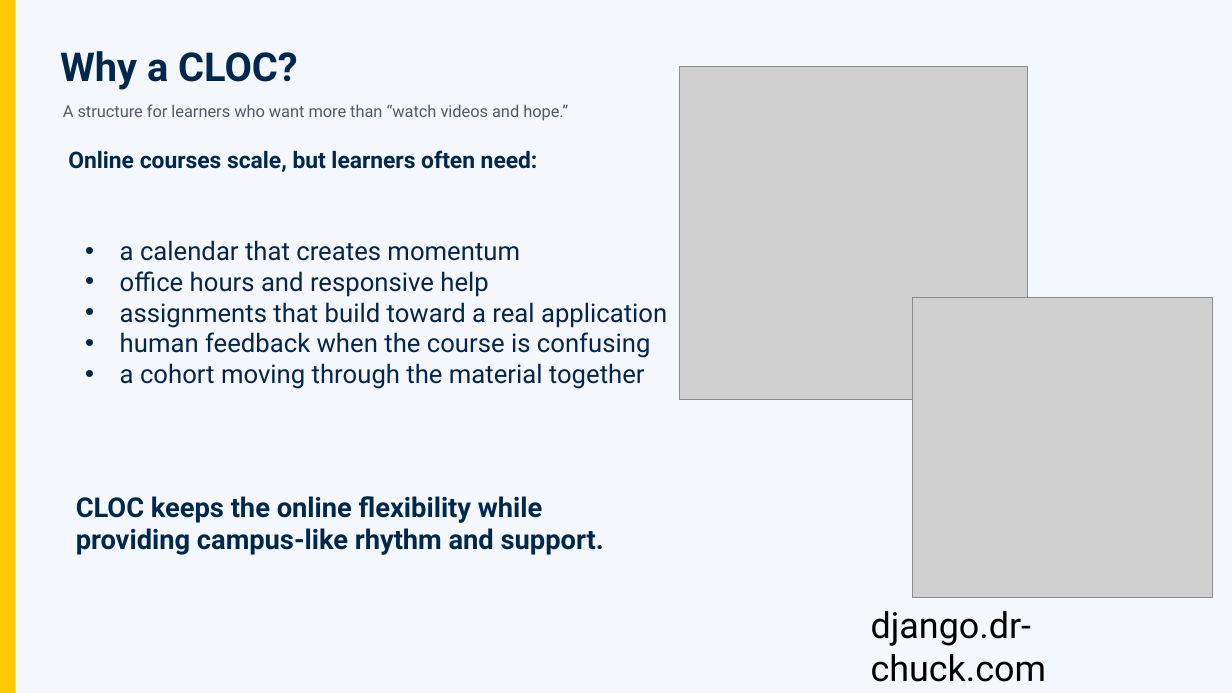
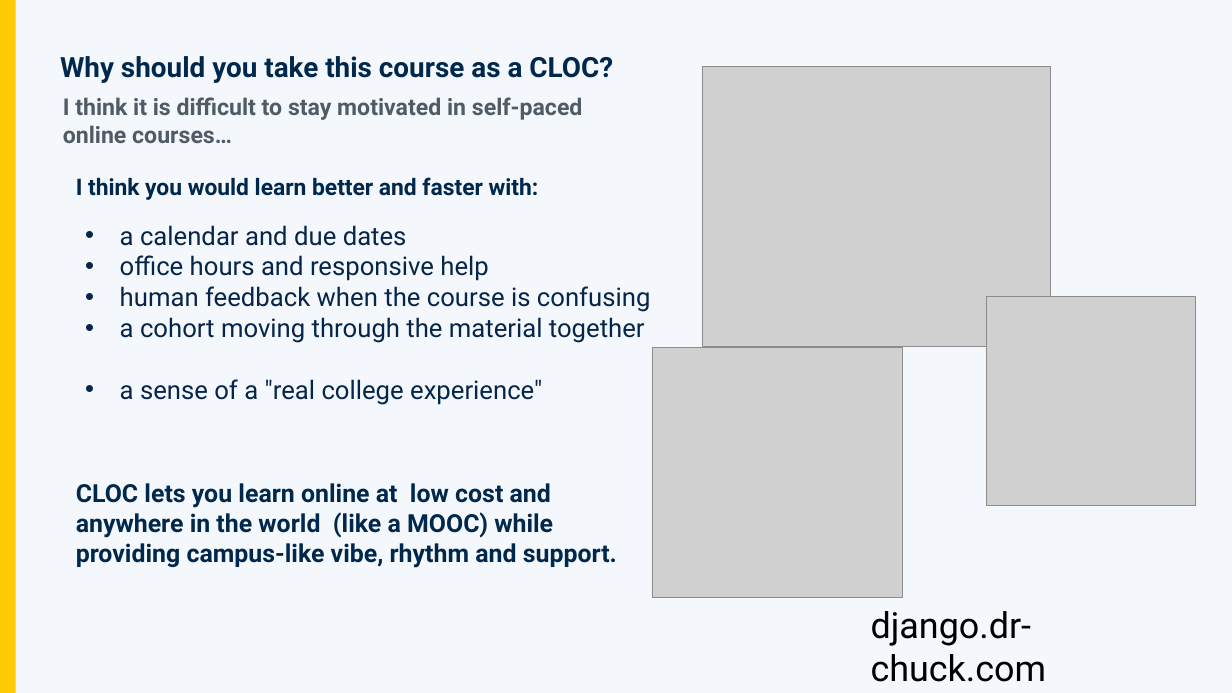
Before and after one commit to csev/dj4e, a slide deck: slide 3 of ali/Building_Web_Applications_Django_CLOC_Open_Course.pptx (slide 2 before the commit). Drawn at 1232x693 pixels with LibreOffice and Linux fonts; fonts in the diff are those of the drawing; grey boxes stand for pictures. Boxes give left, top, right and bottom in pixels: in the first picture for what was removed or moved away, otherwise in the second. Text is boxed around its words. In the diff, an @@ line names an element or a change of style, - is before the commit and + after.

```diff
--- a/ali/Building_Web_Applications_Django_CLOC_Open_Course.pptx
+++ b/ali/Building_Web_Applications_Django_CLOC_Open_Course.pptx
@@ text at (x1=60, y1=56, x2=613, y2=83): text changed; size 31 to 21.7 pt @@
-Why a CLOC?
+Why should you take this course as a CLOC?
@@ picture resized from (x1=679, y1=66, x2=1028, y2=399) to (x1=702, y1=66, x2=1051, y2=347) @@
@@ text at (x1=63, y1=97, x2=583, y2=143): text changed; size 12.8 to 18 pt; bold on @@
-A structure for learners who want more than “watch videos and hope.”
+I think it is difficult to stay motivated in self-paced online courses…
@@ text at (x1=76, y1=177, x2=539, y2=200): text changed @@
-Online courses scale, but learners often need:
+I think you would learn better and faster with:
@@ text at (x1=120, y1=225, x2=407, y2=246): text changed @@
-• a calendar that creates momentum
+• a calendar and due dates
@@ picture removed at (x1=913, y1=298, x2=1214, y2=598) @@
@@ picture added at (x1=987, y1=297, x2=1196, y2=506) @@
@@ text at (x1=120, y1=302, x2=667, y2=328): paragraph removed @@
-• assignments that build toward a real application
@@ picture added at (x1=653, y1=348, x2=903, y2=598) @@
@@ text at (x1=120, y1=379, x2=542, y2=405): paragraph added @@
+• a sense of a "real college experience"
@@ text at (x1=76, y1=483, x2=617, y2=568): text changed; size 21.2 to 19.4 pt @@
-CLOC keeps the online flexibility while providing campus-like rhythm and support.
+CLOC lets you learn online at low cost and anywhere in the world (like a MOOC) while providing campus-like vibe, rhythm and support.
```
Also in this commit, not shown: 6 other slides changed, 1 slide added, 5 slides removed, 5 other files.
